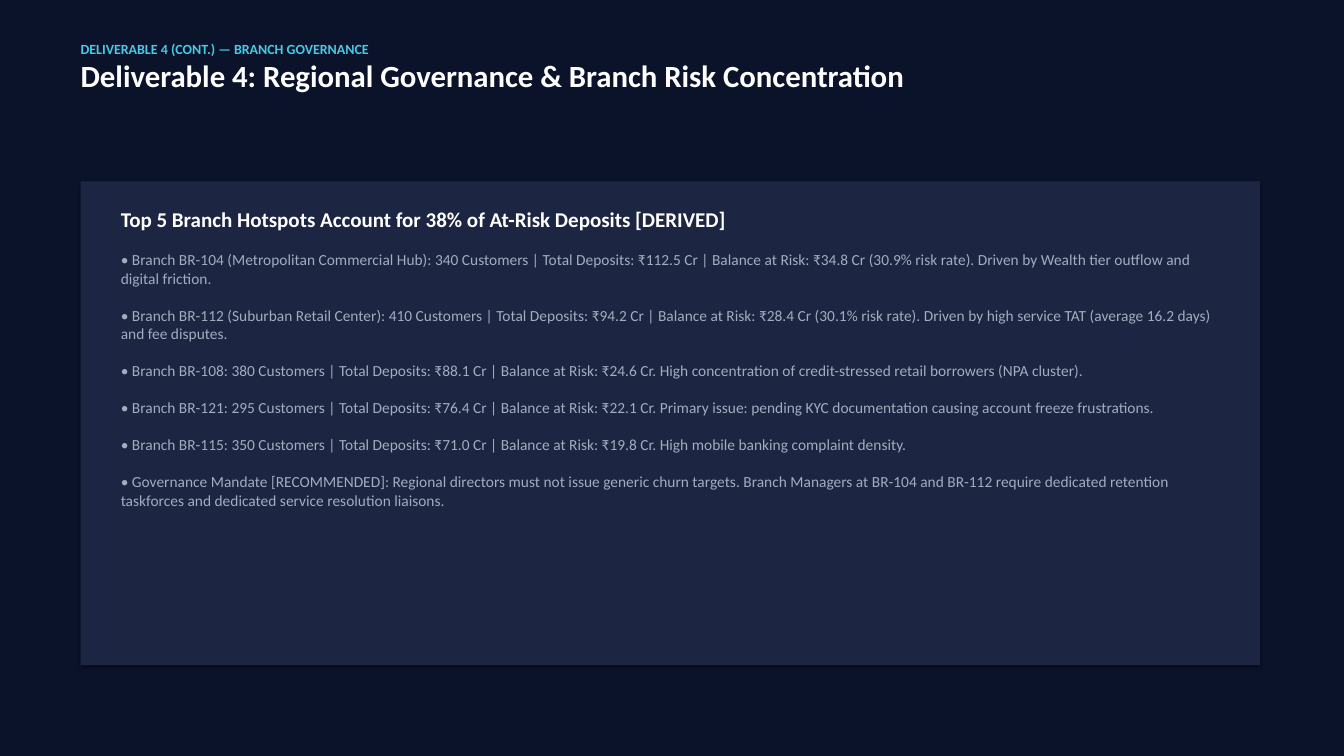
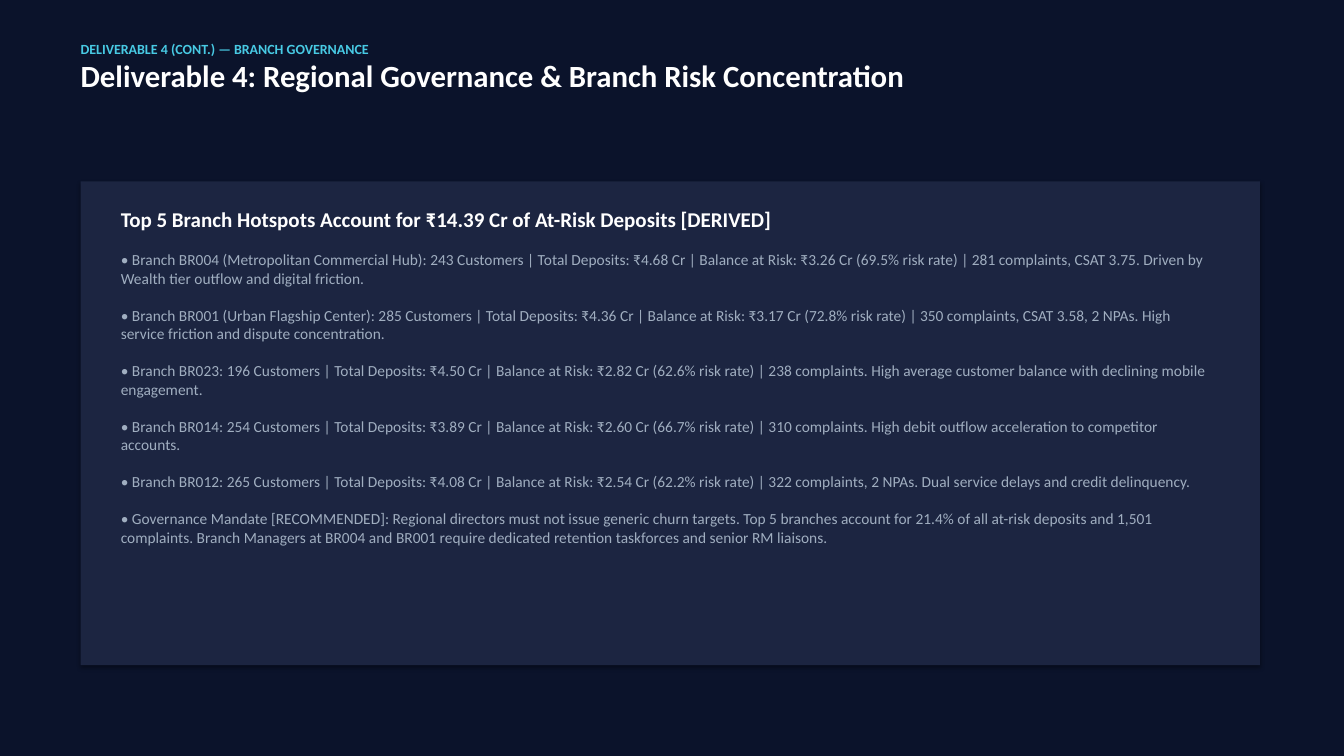
Before and after one commit to Harshul14/Wells-Fargo, a slide deck: slide 12 of output/Apex_Retail_Bank_Executive_Presentation.pptx. Drawn at 1344x756 pixels with LibreOffice and Linux fonts; fonts in the diff are those of the drawing. Boxes give left, top, right and bottom in pixels: in the first picture for what was removed or moved away, otherwise in the second. Text is boxed around its words. In the diff, an @@ line names an element or a change of style, - is before the commit and + after.

Commit message:
fix: reconcile final deliverables and presentation deck to ground-truth figures
- Synchronize PowerPoint decks (14 slides) to verified deposit liabilities (₹131.09 Cr) and churn balance at risk (₹67.33 Cr / 51.37%)
- Update segment at-risk distribution (Wealth: ₹39.73 Cr, Privileged: ₹19.67 Cr, Mass Retail: ₹7.94 Cr)
- Reconcile frontline archetypes (A-F) and top 5 branch hubs (BR004, BR001, BR023, BR014, BR012)
- Update auditor.py and checklist_builder.py to reflect exact ground truth and regenerate audit workbooks
- Synchronize narrative figures across docs (06, 07, 09, 10, FINAL_README, powerbi/README)

```diff
--- a/output/Apex_Retail_Bank_Executive_Presentation.pptx
+++ b/output/Apex_Retail_Bank_Executive_Presentation.pptx
@@ text at <box>121,211,1205,546</box>: text changed @@
-Top 5 Branch Hotspots Account for 38% of At-Risk Deposits [DERIVED]
-• Branch BR-104 (Metropolitan Commercial Hub): 340 Customers | Total Deposits: ₹112.5 Cr | Balance at Risk: ₹34.8 Cr (30.9% risk rate). Driven by Wealth tier outflow and digital friction.
-• Branch BR-112 (Suburban Retail Center): 410 Customers | Total Deposits: ₹94.2 Cr | Balance at Risk: ₹28.4 Cr (30.1% risk rate). Driven by high service TAT (average 16.2 days) and fee disputes.
-• Branch BR-108: 380 Customers | Total Deposits: ₹88.1 Cr | Balance at Risk: ₹24.6 Cr. High concentration of credit-stressed retail borrowers (NPA cluster).
-• Branch BR-121: 295 Customers | Total Deposits: ₹76.4 Cr | Balance at Risk: ₹22.1 Cr. Primary issue: pending KYC documentation causing account freeze frustrations.
-• Branch BR-115: 350 Customers | Total Deposits: ₹71.0 Cr | Balance at Risk: ₹19.8 Cr. High mobile banking complaint density.
-• Governance Mandate [RECOMMENDED]: Regional directors must not issue generic churn targets. Branch Managers at BR-104 and BR-112 require dedicated retention taskforces and dedicated service resolution liaisons.
+Top 5 Branch Hotspots Account for ₹14.39 Cr of At-Risk Deposits [DERIVED]
+• Branch BR004 (Metropolitan Commercial Hub): 243 Customers | Total Deposits: ₹4.68 Cr | Balance at Risk: ₹3.26 Cr (69.5% risk rate) | 281 complaints, CSAT 3.75. Driven by Wealth tier outflow and digital friction.
+• Branch BR001 (Urban Flagship Center): 285 Customers | Total Deposits: ₹4.36 Cr | Balance at Risk: ₹3.17 Cr (72.8% risk rate) | 350 complaints, CSAT 3.58, 2 NPAs. High service friction and dispute concentration.
+• Branch BR023: 196 Customers | Total Deposits: ₹4.50 Cr | Balance at Risk: ₹2.82 Cr (62.6% risk rate) | 238 complaints. High average customer balance with declining mobile engagement.
+• Branch BR014: 254 Customers | Total Deposits: ₹3.89 Cr | Balance at Risk: ₹2.60 Cr (66.7% risk rate) | 310 complaints. High debit outflow acceleration to competitor accounts.
+• Branch BR012: 265 Customers | Total Deposits: ₹4.08 Cr | Balance at Risk: ₹2.54 Cr (62.2% risk rate) | 322 complaints, 2 NPAs. Dual service delays and credit delinquency.
+• Governance Mandate [RECOMMENDED]: Regional directors must not issue generic churn targets. Top 5 branches account for 21.4% of all at-risk deposits and 1,501 complaints. Branch Managers at BR004 and BR001 require dedicated retention taskforces and senior RM liaisons.
```
Also in this commit, not shown: 5 other slides changed, 15 other files.
